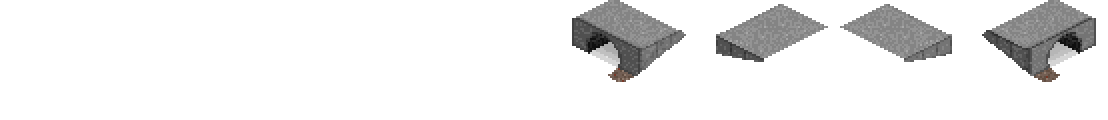
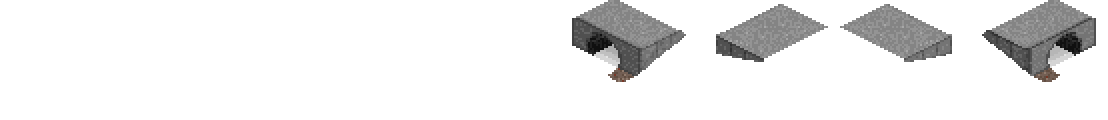
Revision of a layered 1108px x 120px image; what changed, layer by layer:
showed "Square Tunnel Portal" over (590, 42, 1078, 56)
